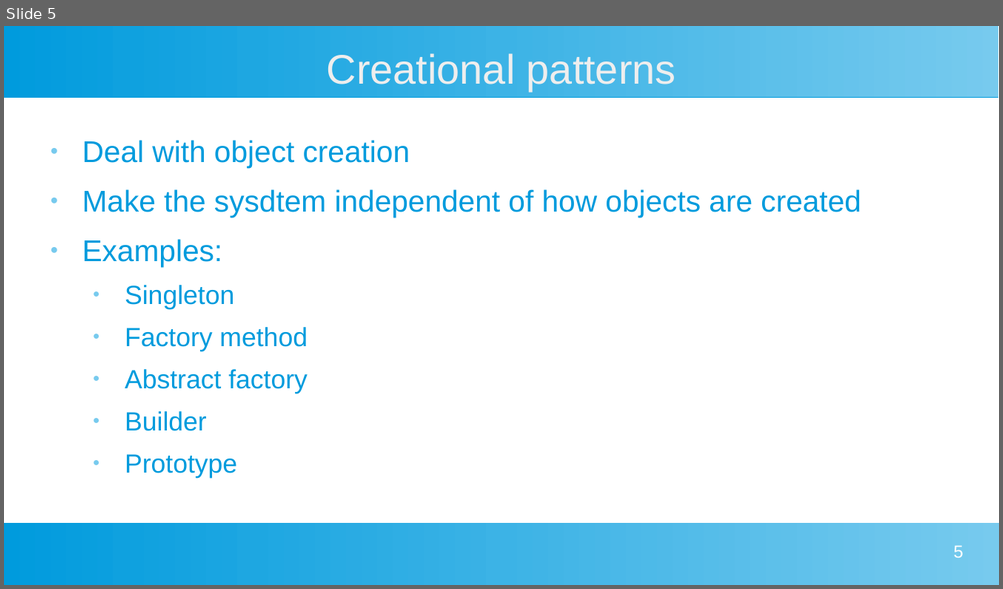
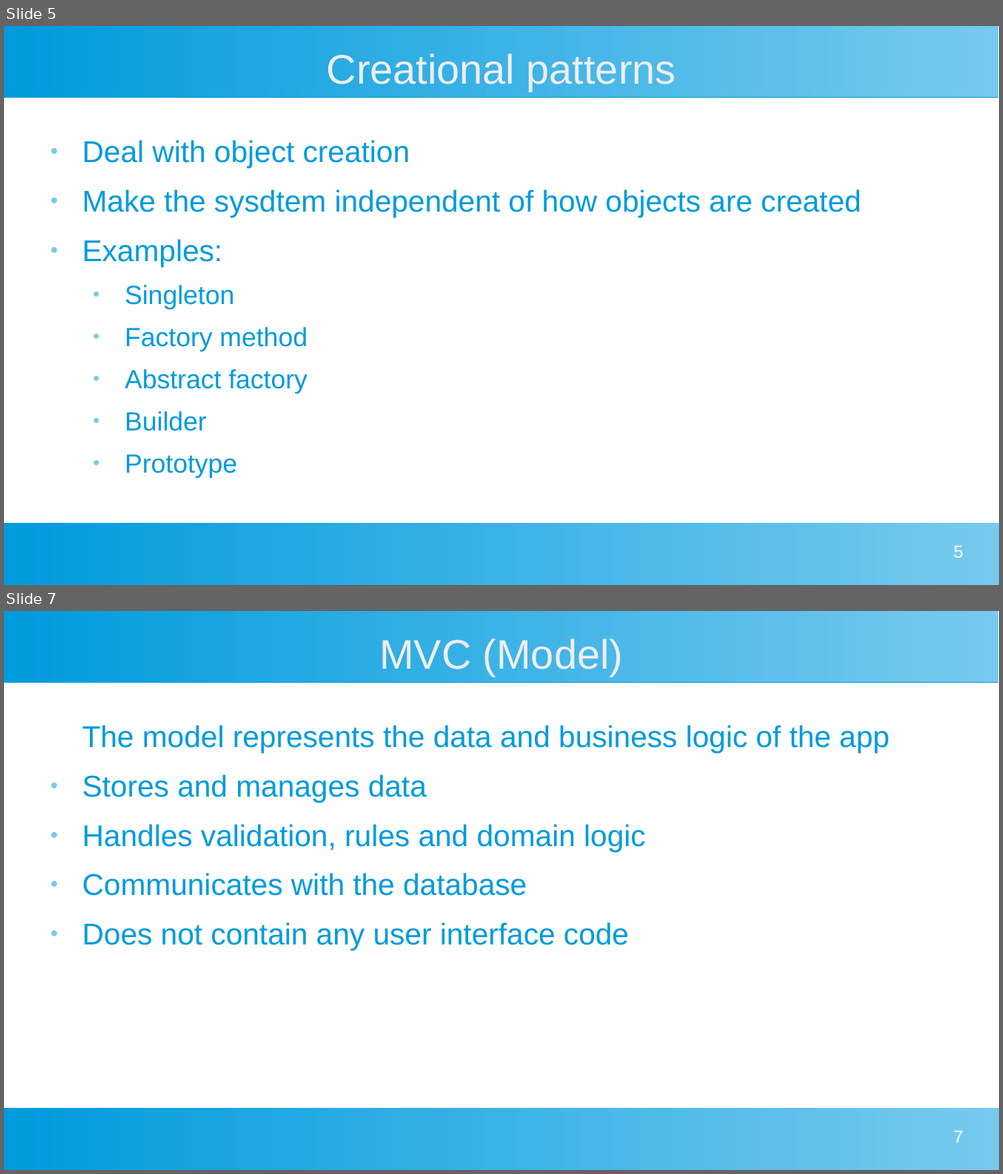
Before and after one commit to danihunn/Gomoku, a slide deck: DesignPatterns/DesignPatterns.pptx. Shown one above the other, each under a label of ours: slide 5 before the commit, slides 5 and 7 after it; the slides between them are not shown. The pictures are 1003x589 and 1003x1174 pixels, drawn with LibreOffice and Linux fonts; fonts in the diff are those of the drawing. Boxes give left, top, right and bottom in pixels: in the first picture for what was removed or moved away, otherwise in the second. Text is boxed around its words. In the diff, an @@ line names an element or a change of style, - is before the commit and + after.

```diff
--- a/DesignPatterns/DesignPatterns.pptx
+++ b/DesignPatterns/DesignPatterns.pptx
@@ slide 7 added at (4,611,999,1170), background #FFFFFF; not listed: 2 template elements that a slide beside it also shows @@
@@ title added at (379,638,623,676), 33 pt, text #EEEEEE @@
+MVC (Model)
@@ text added at (82,725,889,951), 24 pt, text #009BDD @@
+The model represents the data and business logic of the app
+● Stores and manages data
+● Handles validation, rules and domain logic
+● Communicates with the database
+● Does not contain any user interface code
@@ page number added at (953,1130,963,1143), 14 pt, text #FFFFFF @@
+7
```
Also in this commit, not shown: 6 other slides added.
